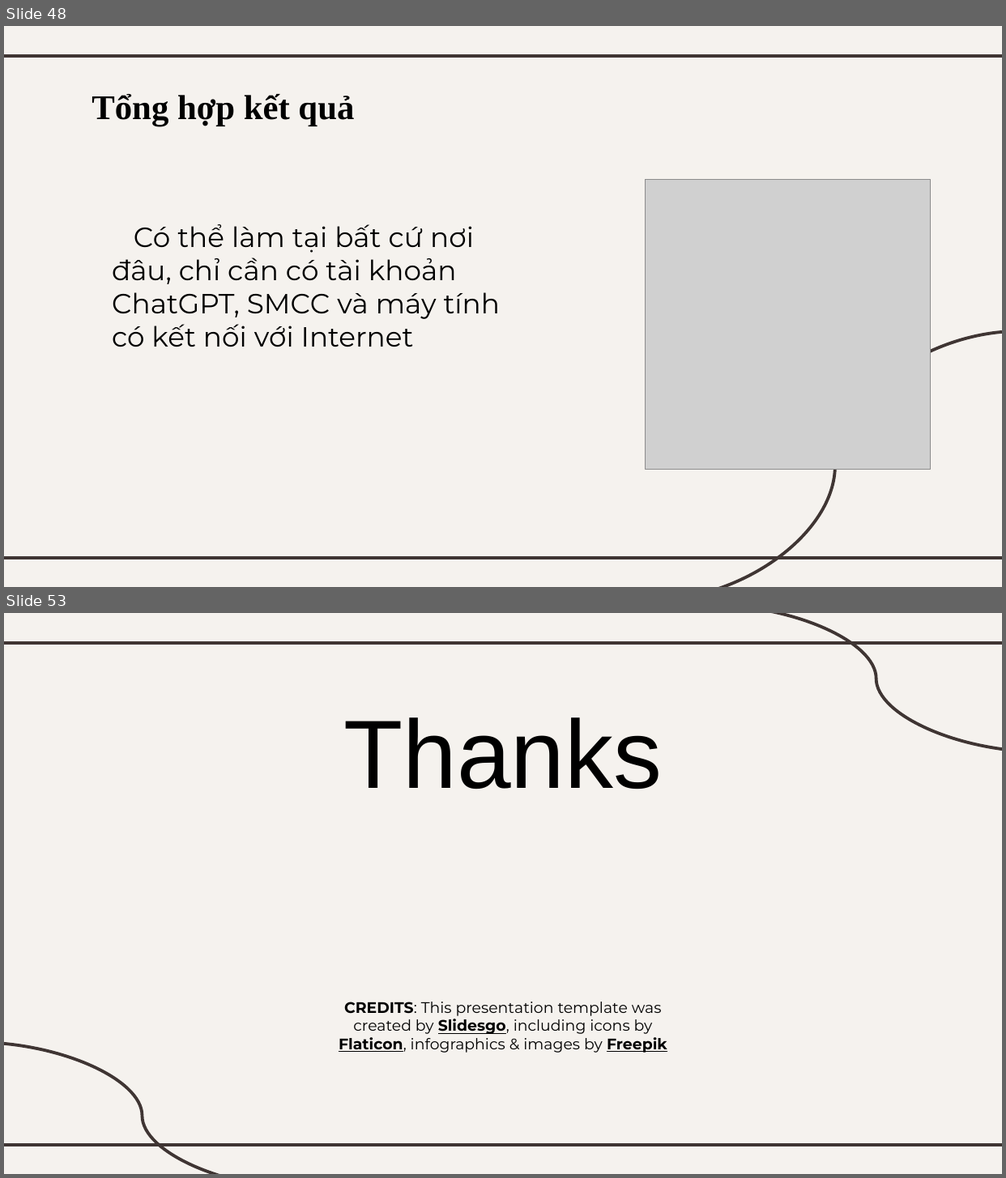
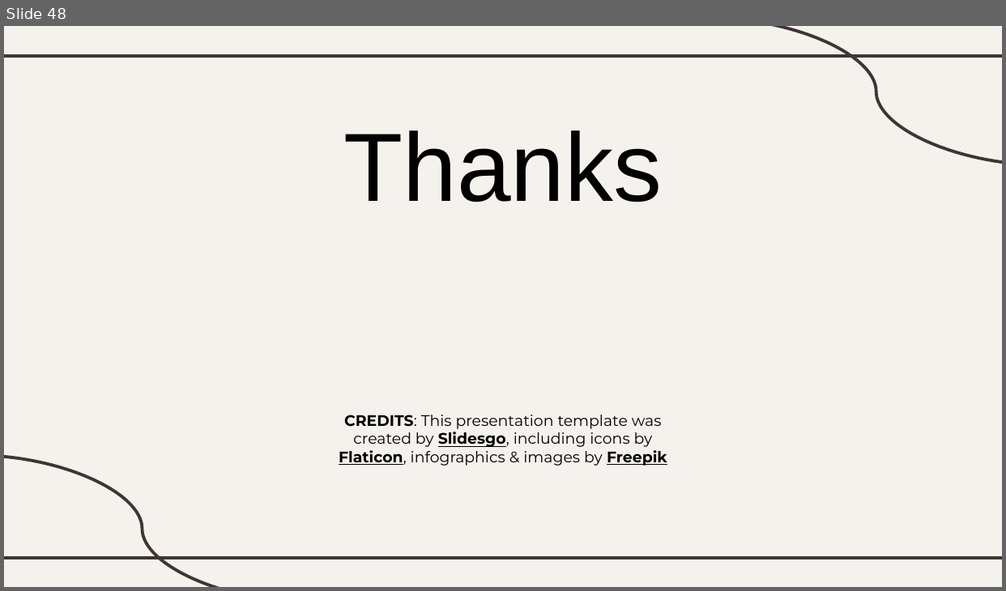
Before and after one commit to serifinal/Lifelong-ML-Naive-Bayes, a slide deck: slide.pptx. Shown one above the other, each under a label of ours: slides 48 and 53 before the commit, slide 48 after it; the slides between them are not shown. The pictures are 1006x1178 and 1006x591 pixels, drawn with LibreOffice and Linux fonts; fonts in the diff are those of the drawing; grey boxes stand for pictures. Boxes give left, top, right and bottom in pixels: in the first picture for what was removed or moved away, otherwise in the second. Text is boxed around its words. In the diff, an @@ line names an element or a change of style, - is before the commit and + after.

```diff
--- a/slide.pptx
+++ b/slide.pptx
@@ slide 48 removed at (4, 26, 1002, 587), background #F5F2EE; not listed: 2 template elements that a slide beside it also shows @@
@@ title removed at (91, 94, 354, 126) @@
-Tổng hợp kết quả
@@ picture removed at (645, 180, 930, 469) @@
@@ subtitle removed at (112, 224, 501, 347) @@
-Có thể làm tại bất cứ nơi đâu, chỉ cần có tài khoản ChatGPT, SMCC và máy tính có kết nối với Internet
@@ curved line removed from (1002, 331) to (650, 587) @@
@@ what was slide 53 is now slide 48 @@
```
Also in this commit, not shown: 10 slides changed, 9 slides added, 13 other slides removed, 1 other file.
